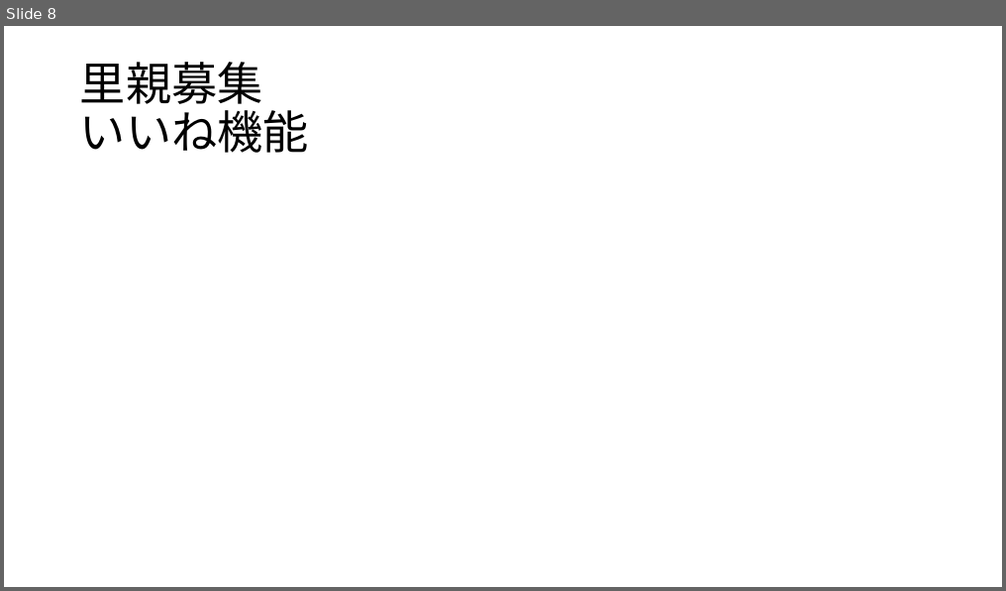
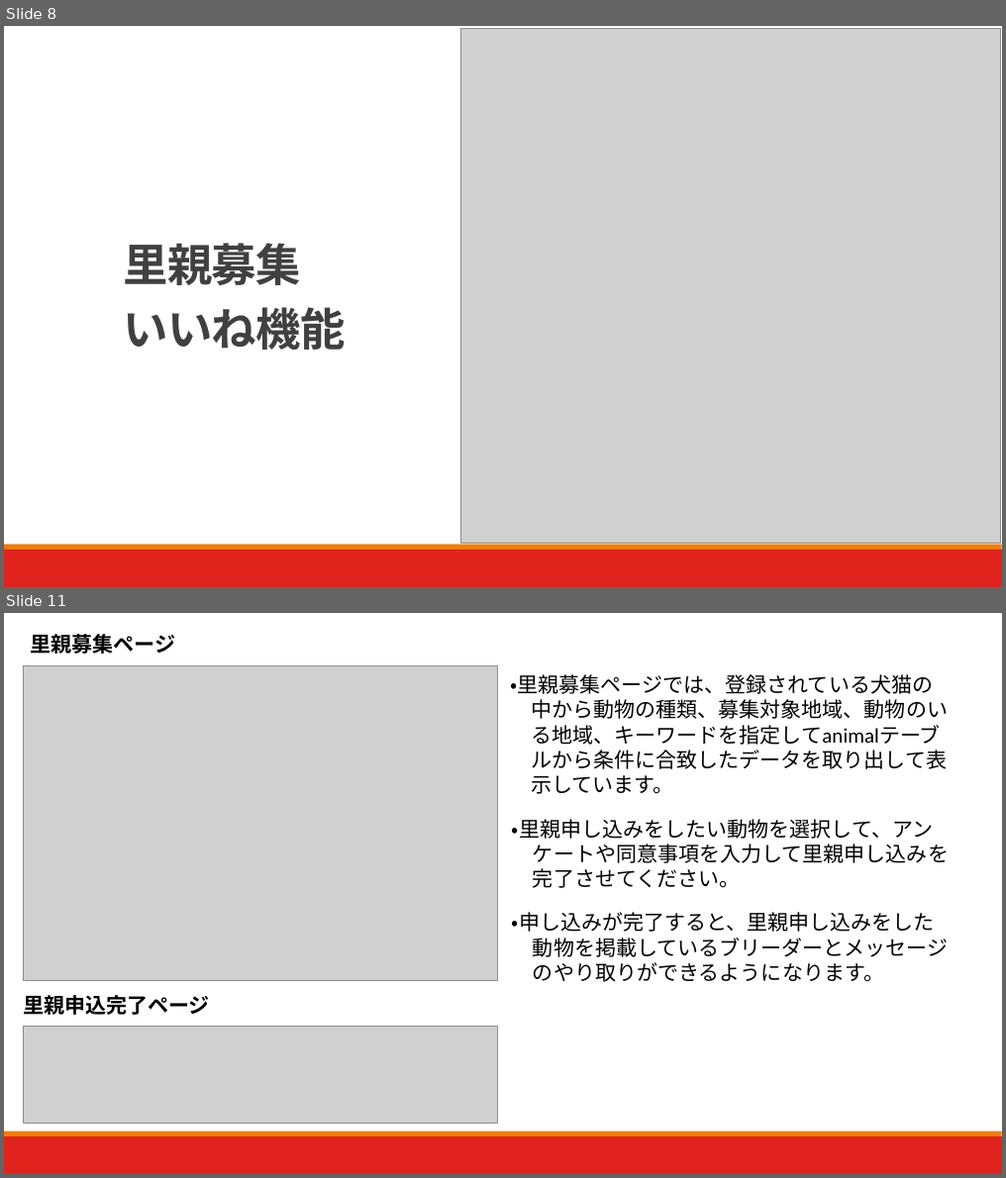
Before and after one commit to yu-kobatake/kfc, a slide deck: KFC発表資料.pptx. Shown one above the other, each under a label of ours: slide 8 before the commit, slides 8 and 11 after it; the slides between them are not shown. The pictures are 1006x591 and 1006x1178 pixels, drawn with LibreOffice and Linux fonts; fonts in the diff are those of the drawing; grey boxes stand for pictures. Boxes give left, top, right and bottom in pixels: in the first picture for what was removed or moved away, otherwise in the second. Text is boxed around its words. In the diff, an @@ line names an element or a change of style, - is before the commit and + after.

```diff
--- a/KFC発表資料.pptx
+++ b/KFC発表資料.pptx
@@ slide 11 added at (4, 613, 1002, 1174), background #FFFFFF; not listed: 2 template elements that a slide beside it also shows @@
@@ text added at (30, 634, 175, 654), 20 pt, text #000000, bold @@
+里親募集ページ
@@ picture added at (23, 666, 497, 980) @@
@@ text added at (510, 674, 947, 794), 20 pt, text #000000 @@
+・里親募集ページでは、登録されている犬猫の
+中から動物の種類、募集対象地域、動物のい
+る地域、キーワードを指定してanimalテーブ
+ルから条件に合致したデータを取り出して表
+示しています。
@@ text added at (512, 819, 948, 888), 20 pt, text #000000 @@
+・里親申し込みをしたい動物を選択して、アン
+ケートや同意事項を入力して里親申し込みを
+完了させてください。
@@ text added at (512, 912, 948, 982), 20 pt, text #000000 @@
+・申し込みが完了すると、里親申し込みをした
+動物を掲載しているブリーダーとメッセージ
+のやり取りができるようになります。
@@ text added at (23, 995, 210, 1015), 20 pt, text #000000, bold @@
+里親申込完了ページ
@@ picture added at (23, 1026, 497, 1123) @@
@@ slide 8 changed as well @@
@@ picture added at (460, 29, 1001, 544) @@
@@ title "里親募集 いいね機能": place and size @@
-title "里親募集 いいね機能" at (80, 62, 309, 153)
+title "里親募集 いいね機能" at (123, 243, 346, 350)
@@ title "里親募集 いいね機能" at (123, 243, 346, 350): size 44 to 43.2 pt, font Noto Sans CJK JP to Calibri, text colour #000000 to #404040, letter spacing 0 to -0.5 pt, bold on; line spacing 0.9 to 1.2; vertical alignment middle to bottom @@
@@ rectangle added at (4, 550, 1002, 587), fill #E1231E @@
@@ rectangle added at (4, 545, 1002, 550), fill #F07F09 @@
```
Also in this commit, not shown: 9 other slides changed, 5 other slides added, 1 other file.
